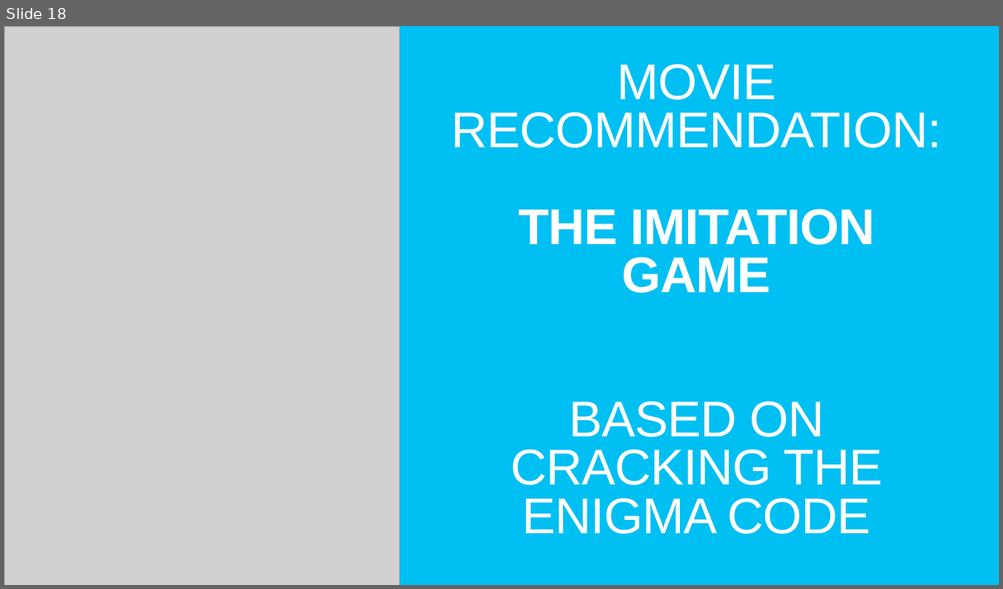
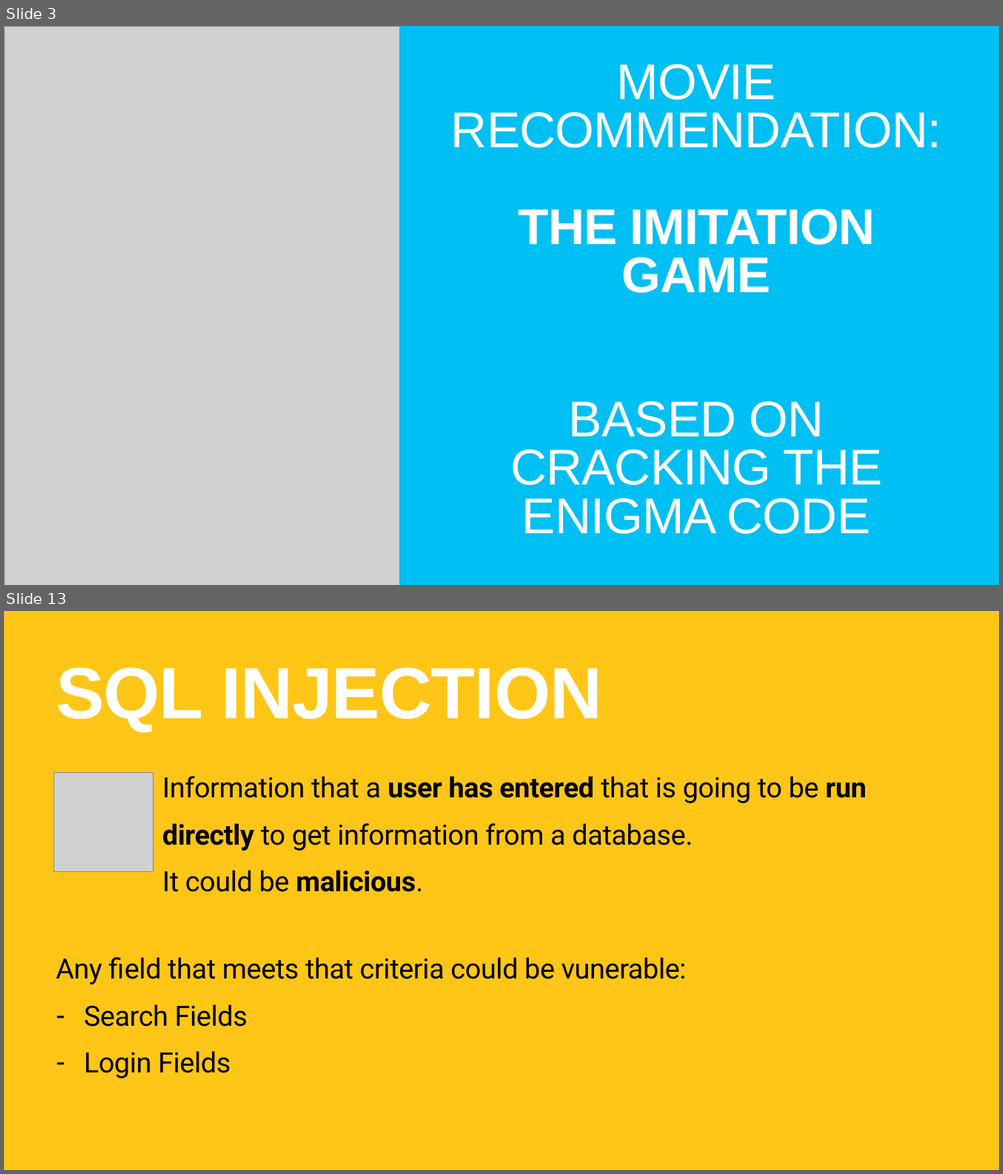
Before and after one commit to TommyWoodley/teaching, a slide deck: Y10/L3/L3.pptx. Shown one above the other, each under a label of ours: slide 18 before the commit, slides 3 and 13 after it; the slides between them are not shown. The pictures are 1003x589 and 1003x1174 pixels, drawn with LibreOffice and Linux fonts; fonts in the diff are those of the drawing; grey boxes stand for pictures. Boxes give left, top, right and bottom in pixels: in the first picture for what was removed or moved away, otherwise in the second. Text is boxed around its words. In the diff, an @@ line names an element or a change of style, - is before the commit and + after.

```diff
--- a/Y10/L3/L3.pptx
+++ b/Y10/L3/L3.pptx
@@ slide 13 added at (4,611,999,1170), background #FFC617 @@
@@ title added at (56,667,602,732), 140 pt, text #FFFFFF, bold @@
+SQL INJECTION
@@ picture added at (54,773,153,872) @@
@@ text added at (162,776,866,892), 54 pt, text #000000 @@
+Information that a user has entered that is going to be run directly to get information from a database.
+It could be malicious.
@@ text added at (56,957,686,1079), 54 pt, text #000000 @@
+Any field that meets that criteria could be vunerable:
+– Search Fields
+– Login Fields
@@ what was slide 18 is now slide 3 @@
```
Also in this commit, not shown: 2 slides changed, 10 other slides added, 16 slides removed, 1 other file.
